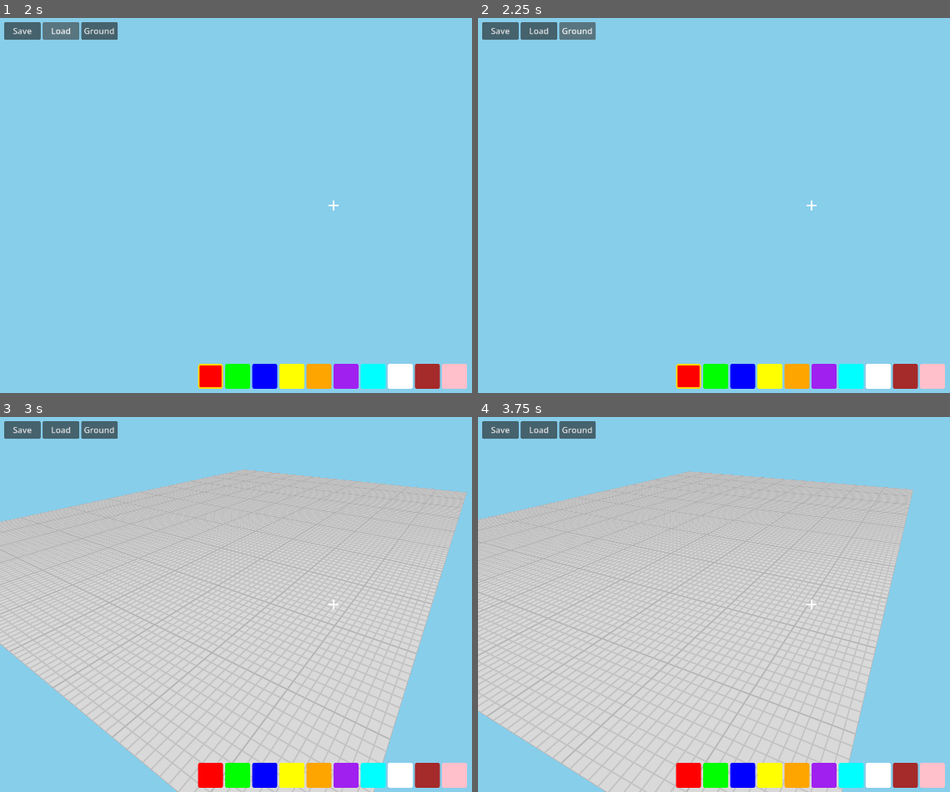
Above: before the commit, frames 1-4 (two rows, left to right).
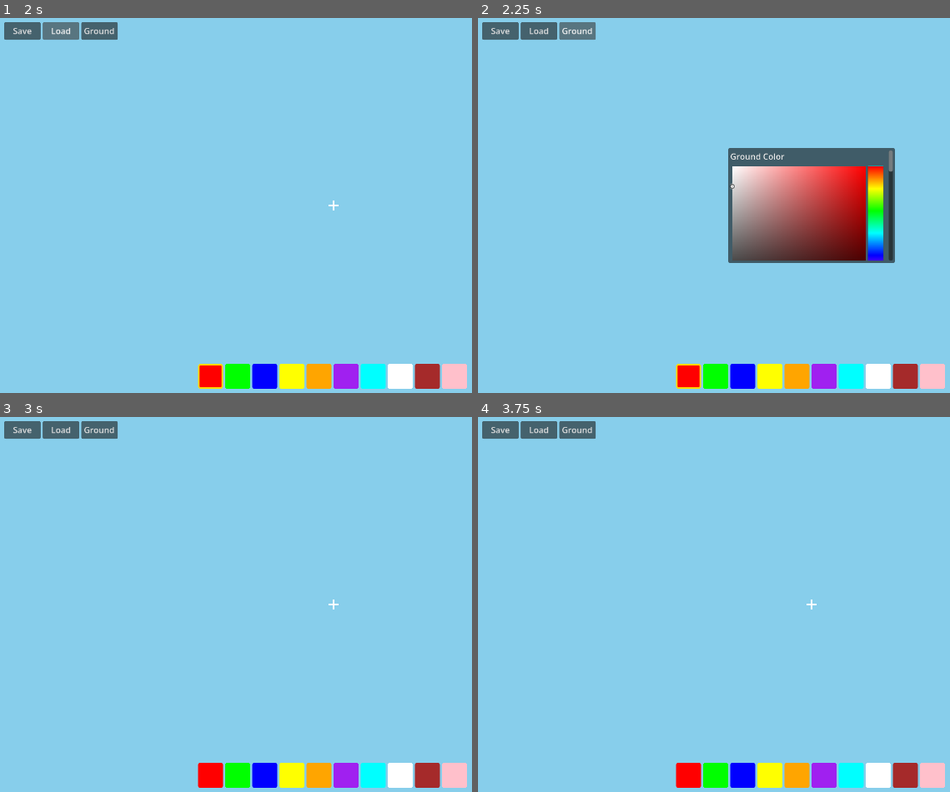
Above: after the commit, the same moments.

Repository: shbshc/building-game
Game: Godot game, scene res://scenes/main.tscn
Two runs of this game, one before a commit and one after it. Both use one fixed random seed, a clock stepped at 60 frames per second and the inputs below.
Inputs (mouse positions are in pixels of both pictures, inside the frame that each line leads up to):
- Up to frame 1 (2 s): click "Save" at 0.5 s; click "Load" at 1.25 s
- Up to frame 2 (2.25 s): click "Ground" at 2 s
- Up to frame 3 (3 s): click (212, 777) at 2.75 s
- Up to frame 4 (3.75 s): click (714, 777) at 3.5 s

Frame 1 is identical in both runs. In frame 2, 11% of the frame differs, in the area x 53-89%, y 34-66%; in frame 3, 62%; in frame 4, 64%, in the area x 0-93%, y 14-100%.
Error before the commit: Invalid access to property or key 'color_changed' on a base object of type 'null instance'. (res://scripts/ground_color_picker.gd:8)

Commit message:
fix: ground_color_picker paths updated for ScrollContainer wrapper

Diff:
--- a/scripts/camera_rig.gd
+++ b/scripts/camera_rig.gd
@@ -13,61 +13,61 @@
 @onready var inventory = $"../UI/UIContainer/InventoryBar"
 
 func _ready():
-    camera.projection = Camera3D.PROJECTION_PERSPECTIVE
-    camera.fov = 75.0
-    camera.near = 0.1
-    camera.far = 1000.0
-    Input.mouse_mode = Input.MOUSE_MODE_CAPTURED
+	camera.projection = Camera3D.PROJECTION_PERSPECTIVE
+	camera.fov = 75.0
+	camera.near = 0.1
+	camera.far = 1000.0
+	Input.mouse_mode = Input.MOUSE_MODE_CAPTURED
 
 func _process(delta):
-    if Input.is_action_just_pressed("toggle_mouse"):
-        _toggle_mouse()
+	if Input.is_action_just_pressed("toggle_mouse"):
+		_toggle_mouse()
 
-    if mouse_captured:
-        var input_dir := Vector3.ZERO
-        if Input.is_action_pressed("move_forward"):
-            input_dir.z -= 1
-        if Input.is_action_pressed("move_back"):
-            input_dir.z += 1
-        if Input.is_action_pressed("move_left"):
-            input_dir.x -= 1
-        if Input.is_action_pressed("move_right"):
-            input_dir.x += 1
-        if Input.is_action_pressed("move_up"):
-            input_dir.y += 1
-        if Input.is_action_pressed("move_down"):
-            input_dir.y -= 1
+	if mouse_captured:
+		var input_dir := Vector3.ZERO
+		if Input.is_action_pressed("move_forward"):
+			input_dir.z -= 1
+		if Input.is_action_pressed("move_back"):
+			input_dir.z += 1
+		if Input.is_action_pressed("move_left"):
+			input_dir.x -= 1
+		if Input.is_action_pressed("move_right"):
+			input_dir.x += 1
+		if Input.is_action_pressed("move_up"):
+			input_dir.y += 1
+		if Input.is_action_pressed("move_down"):
+			input_dir.y -= 1
 
-        if input_dir != Vector3.ZERO:
-            input_dir = input_dir.normalized()
-            global_position += global_transform.basis * input_dir * move_speed * delta
+		if input_dir != Vector3.ZERO:
+			input_dir = input_dir.normalized()
+			global_position += global_transform.basis * input_dir * move_speed * delta
 
 func _input(event):
-    if event is InputEventMouseButton:
-        if mouse_captured:
-            if event.button_index == MOUSE_BUTTON_WHEEL_UP:
-                if inventory.selected_slot < 9:
-                    inventory.selected_slot += 1
-                else:
-                    inventory.selected_slot = 0
-                inventory._update_selection_highlight()
-            elif event.button_index == MOUSE_BUTTON_WHEEL_DOWN:
-                if inventory.selected_slot > 0:
-                    inventory.selected_slot -= 1
-                else:
-                    inventory.selected_slot = 9
-                inventory._update_selection_highlight()
+	if event is InputEventMouseButton:
+		if mouse_captured:
+			if event.button_index == MOUSE_BUTTON_WHEEL_UP:
+				if inventory.selected_slot < 9:
+					inventory.selected_slot += 1
+				else:
+					inventory.selected_slot = 0
+				inventory._update_selection_highlight()
+			elif event.button_index == MOUSE_BUTTON_WHEEL_DOWN:
+				if inventory.selected_slot > 0:
+					inventory.selected_slot -= 1
+				else:
+					inventory.selected_slot = 9
+				inventory._update_selection_highlight()
 
-    if mouse_captured and event is InputEventMouseMotion:
-        yaw -= event.relative.x * mouse_sensitivity
-        pitch -= event.relative.y * mouse_sensitivity
-        pitch = clamp(pitch, deg_to_rad(min_pitch), deg_to_rad(max_pitch))
-        rotation = Vector3(0, yaw, 0)
-        camera.rotation = Vector3(pitch, 0, 0)
+	if mouse_captured and event is InputEventMouseMotion:
+		yaw -= event.relative.x * mouse_sensitivity
+		pitch -= event.relative.y * mouse_sensitivity
+		pitch = clamp(pitch, deg_to_rad(min_pitch), deg_to_rad(max_pitch))
+		rotation = Vector3(0, yaw, 0)
+		camera.rotation = Vector3(pitch, 0, 0)
 
 func _toggle_mouse():
-    mouse_captured = !mouse_captured
-    if mouse_captured:
-        Input.mouse_mode = Input.MOUSE_MODE_CAPTURED
-    else:
-        Input.mouse_mode = Input.MOUSE_MODE_VISIBLE
+	mouse_captured = !mouse_captured
+	if mouse_captured:
+		Input.mouse_mode = Input.MOUSE_MODE_CAPTURED
+	else:
+		Input.mouse_mode = Input.MOUSE_MODE_VISIBLE
--- a/scripts/ground_color_picker.gd
+++ b/scripts/ground_color_picker.gd
@@ -5,16 +5,16 @@
 var target_node: Node
 
 func _ready():
-    $VBox/GroundPicker.color_changed.connect(_on_ground_color_changed)
-    $VBox/GridPicker.color_changed.connect(_on_grid_color_changed)
-    $VBox/Apply.pressed.connect(_on_apply)
+    $Scroll/VBox/GroundPicker.color_changed.connect(_on_ground_color_changed)
+    $Scroll/VBox/GridPicker.color_changed.connect(_on_grid_color_changed)
+    $Scroll/VBox/Apply.pressed.connect(_on_apply)
 
 func open_with_colors(node, gc: Color, gridc: Color):
     target_node = node
     ground_color = gc
     grid_color = gridc
-    $VBox/GroundPicker.color = gc
-    $VBox/GridPicker.color = gridc
+    $Scroll/VBox/GroundPicker.color = gc
+    $Scroll/VBox/GridPicker.color = gridc
     popup_centered()
 
 func _on_ground_color_changed(c: Color):
--- a/scripts/main.gd
+++ b/scripts/main.gd
@@ -14,103 +14,103 @@
 var crosshair: ColorRect
 
 func _ready():
-    print("=== Game started ===")
-    _setup_ui()
-    _create_crosshair()
-    _create_popups()
-    _connect_signals()
-    block_manager.selected_color = inventory_bar.get_selected_color()
-    get_tree().root.size_changed.connect(_on_window_resize)
+	print("=== Game started ===")
+	_setup_ui()
+	_create_crosshair()
+	_create_popups()
+	_connect_signals()
+	block_manager.selected_color = inventory_bar.get_selected_color()
+	get_tree().root.size_changed.connect(_on_window_resize)
 
 func _setup_ui():
-    var ui_root = $UI/UIContainer
+	var ui_root = $UI/UIContainer
 
-    save_btn = Button.new()
-    save_btn.text = "Save"
-    save_btn.pressed.connect(_on_save_pressed)
-    ui_root.add_child(save_btn)
+	save_btn = Button.new()
+	save_btn.text = "Save"
+	save_btn.pressed.connect(_on_save_pressed)
+	ui_root.add_child(save_btn)
 
-    load_btn = Button.new()
-    load_btn.text = "Load"
-    load_btn.pressed.connect(_on_load_pressed)
-    ui_root.add_child(load_btn)
+	load_btn = Button.new()
+	load_btn.text = "Load"
+	load_btn.pressed.connect(_on_load_pressed)
+	ui_root.add_child(load_btn)
 
-    ground_btn = Button.new()
-    ground_btn.text = "Ground"
-    ground_btn.pressed.connect(_on_ground_color_pressed)
-    ui_root.add_child(ground_btn)
+	ground_btn = Button.new()
+	ground_btn.text = "Ground"
+	ground_btn.pressed.connect(_on_ground_color_pressed)
+	ui_root.add_child(ground_btn)
 
-    _position_buttons()
+	_position_buttons()
 
 func _create_crosshair():
-    crosshair = ColorRect.new()
-    crosshair.color = Color.WHITE
-    crosshair.size = Vector2(2, 20)
-    crosshair.position = Vector2.ZERO
-    $UI/UIContainer.add_child(crosshair)
+	crosshair = ColorRect.new()
+	crosshair.color = Color.WHITE
+	crosshair.size = Vector2(2, 20)
+	crosshair.position = Vector2.ZERO
+	$UI/UIContainer.add_child(crosshair)
 
-    var cross_h := ColorRect.new()
-    cross_h.color = Color.WHITE
-    cross_h.size = Vector2(20, 2)
-    $UI/UIContainer.add_child(cross_h)
+	var cross_h := ColorRect.new()
+	cross_h.color = Color.WHITE
+	cross_h.size = Vector2(20, 2)
+	$UI/UIContainer.add_child(cross_h)
 
-    _position_crosshair()
+	_position_crosshair()
 
 func _position_crosshair():
-    var vp_size = get_viewport().get_visible_rect().size
-    var cx = vp_size.x / 2
-    var cy = vp_size.y / 2
-    crosshair.position = Vector2(cx - 1, cy - 10)
-    crosshair.get_parent().get_child(crosshair.get_index() + 1).position = Vector2(cx - 10, cy - 1)
+	var vp_size = get_viewport().get_visible_rect().size
+	var cx = vp_size.x / 2
+	var cy = vp_size.y / 2
+	crosshair.position = Vector2(cx - 1, cy - 10)
+	crosshair.get_parent().get_child(crosshair.get_index() + 1).position = Vector2(cx - 10, cy - 1)
 
 func _position_buttons():
-    var margin = 8
-    var btn_w = 70
-    var btn_h = 34
-    save_btn.position = Vector2(margin, margin)
-    save_btn.size = Vector2(btn_w, btn_h)
-    load_btn.position = Vector2(margin + btn_w + 4, margin)
-    load_btn.size = Vector2(btn_w, btn_h)
-    ground_btn.position = Vector2(margin + (btn_w + 4) * 2, margin)
-    ground_btn.size = Vector2(btn_w, btn_h)
+	var margin = 8
+	var btn_w = 70
+	var btn_h = 34
+	save_btn.position = Vector2(margin, margin)
+	save_btn.size = Vector2(btn_w, btn_h)
+	load_btn.position = Vector2(margin + btn_w + 4, margin)
+	load_btn.size = Vector2(btn_w, btn_h)
+	ground_btn.position = Vector2(margin + (btn_w + 4) * 2, margin)
+	ground_btn.size = Vector2(btn_w, btn_h)
 
 func _on_window_resize():
-    _position_buttons()
-    _position_crosshair()
+	_position_buttons()
+	_position_crosshair()
 
 func _create_popups():
-    color_picker_popup = preload("res://scenes/ui/color_picker_popup.tscn").instantiate()
-    $UI/UIContainer.add_child(color_picker_popup)
-    ground_color_popup = preload("res://scenes/ui/ground_color_popup.tscn").instantiate()
-    $UI/UIContainer.add_child(ground_color_popup)
+	color_picker_popup = preload("res://scenes/ui/color_picker_popup.tscn").instantiate()
+	$UI/UIContainer.add_child(color_picker_popup)
+	ground_color_popup = preload("res://scenes/ui/ground_color_popup.tscn").instantiate()
+	$UI/UIContainer.add_child(ground_color_popup)
 
 func _connect_signals():
-    inventory_bar.slot_selected.connect(_on_slot_selected)
-    inventory_bar.slot_right_clicked.connect(_on_slot_right_clicked)
-    color_picker_popup.color_confirmed.connect(_on_color_confirmed)
+	inventory_bar.slot_selected.connect(_on_slot_selected)
+	inventory_bar.slot_right_clicked.connect(_on_slot_right_clicked)
+	color_picker_popup.color_confirmed.connect(_on_color_confirmed)
 
 func _on_slot_selected(index: int):
-    block_manager.selected_color = inventory_bar.get_selected_color()
+	block_manager.selected_color = inventory_bar.get_selected_color()
 
 func _on_slot_right_clicked(index: int):
-    inventory_bar.selected_slot = index
-    inventory_bar._update_selection_highlight()
-    color_picker_popup.open_with_color(inventory_bar.inventory_colors[index])
+	inventory_bar.selected_slot = index
+	inventory_bar._update_selection_highlight()
+	color_picker_popup.open_with_color(inventory_bar.inventory_colors[index])
 
 func _on_color_confirmed(color: Color):
-    var idx = inventory_bar.selected_slot
-    inventory_bar.set_slot_color(idx, color)
-    block_manager.selected_color = color
+	var idx = inventory_bar.selected_slot
+	inventory_bar.set_slot_color(idx, color)
+	block_manager.selected_color = color
 
 func _on_save_pressed():
-    print("SAVE")
-    DirAccess.make_dir_absolute("user://")
-    print(save_manager.save(block_manager, inventory_bar, ground))
+	print("SAVE")
+	DirAccess.make_dir_absolute("user://")
+	print(save_manager.save(block_manager, inventory_bar, ground))
 
 func _on_load_pressed():
-    print("LOAD")
-    print(save_manager.load(block_manager, inventory_bar, ground))
+	print("LOAD")
+	print(save_manager.load(block_manager, inventory_bar, ground))
 
 func _on_ground_color_pressed():
-    print("GROUND")
-    ground_color_popup.open_with_colors(ground, ground.ground_color, ground.grid_color)
+	print("GROUND")
+	ground_color_popup.open_with_colors(ground, ground.ground_color, ground.grid_color)
